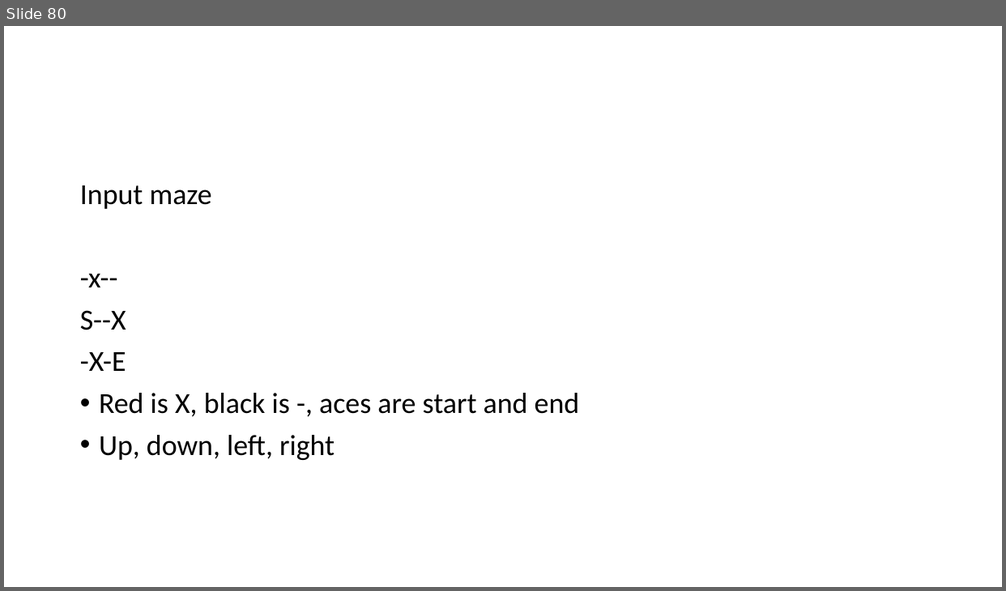
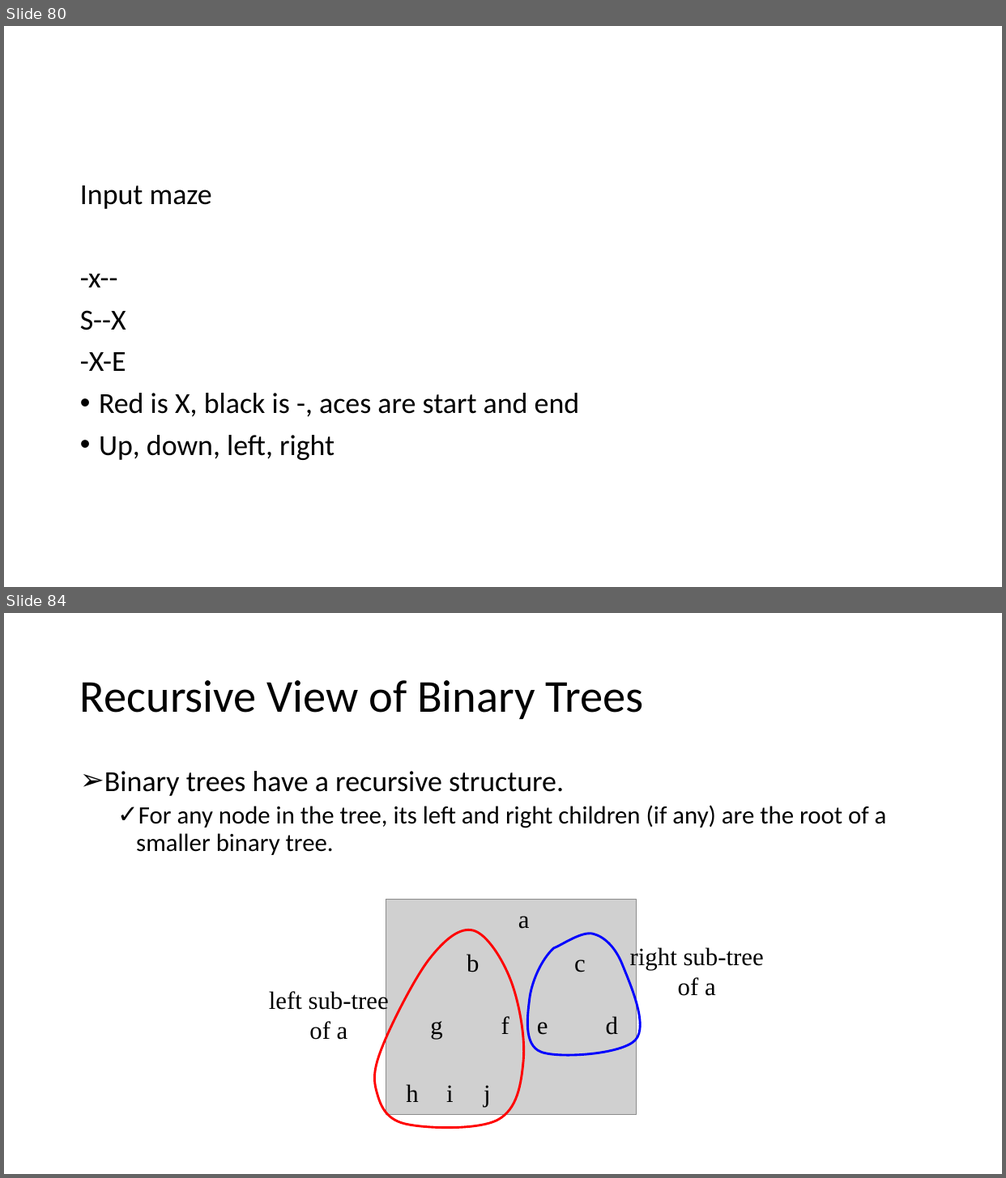
Before and after one commit to skalakm/232, a slide deck: notes.pptx. Shown one above the other, each under a label of ours: slide 80 before the commit, slides 80 and 84 after it; the slides between them are not shown. The pictures are 1006x591 and 1006x1178 pixels, drawn with LibreOffice and Linux fonts; fonts in the diff are those of the drawing; grey boxes stand for pictures. Boxes give left, top, right and bottom in pixels: in the first picture for what was removed or moved away, otherwise in the second. Text is boxed around its words. In the diff, an @@ line names an element or a change of style, - is before the commit and + after.

```diff
--- a/notes.pptx
+++ b/notes.pptx
@@ slide 84 added at bbox=[4, 613, 1002, 1174], background #FFFFFF @@
@@ title added at bbox=[80, 680, 644, 719], 44 pt, text #000000 @@
+Recursive View of Binary Trees
@@ text added at bbox=[104, 771, 887, 855], 24 pt, text #000000 @@
+➢ Binary trees have a recursive structure.
+  ✓ For any node in the tree, its left and right children (if any) are the root of a smaller binary tree.
@@ freeform shape added at bbox=[373, 927, 526, 1131], outline #FF0000 2.25 pt @@
@@ freeform shape added at bbox=[523, 931, 650, 1059], outline #0000FF 2.25 pt @@
@@ text added at bbox=[630, 946, 764, 996], 24 pt, text #000000 @@
+right sub-tree
+of a
@@ text added at bbox=[269, 990, 389, 1040], 24 pt, text #000000 @@
+left sub-tree
+of a
@@ group added at bbox=[386, 900, 637, 1115]: 10 texts, 1 picture @@
+a
+b
+c
+d
+e
+f
+g
+h
+i
+j
```
Also in this commit, not shown: 6 other slides added.
